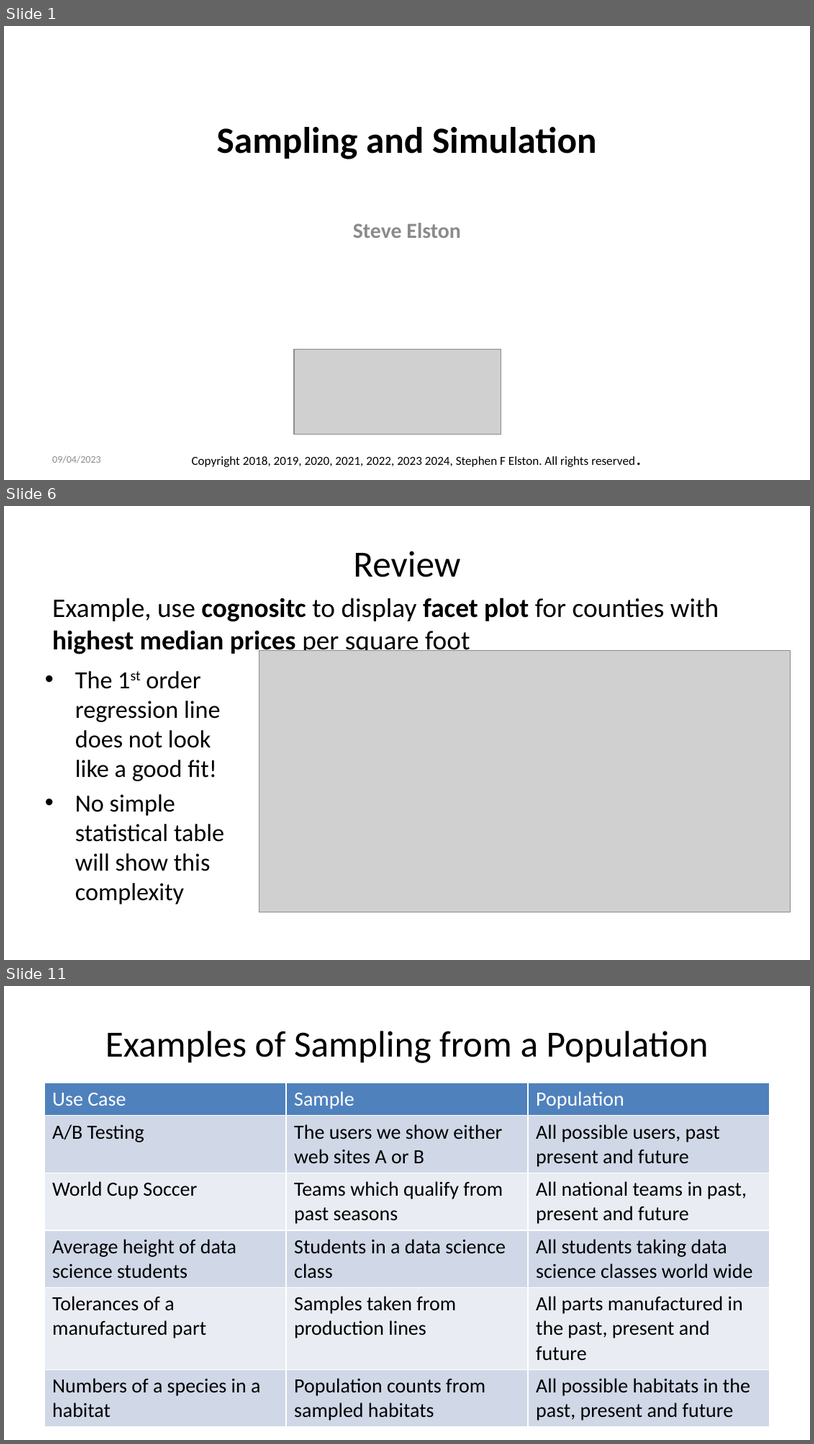
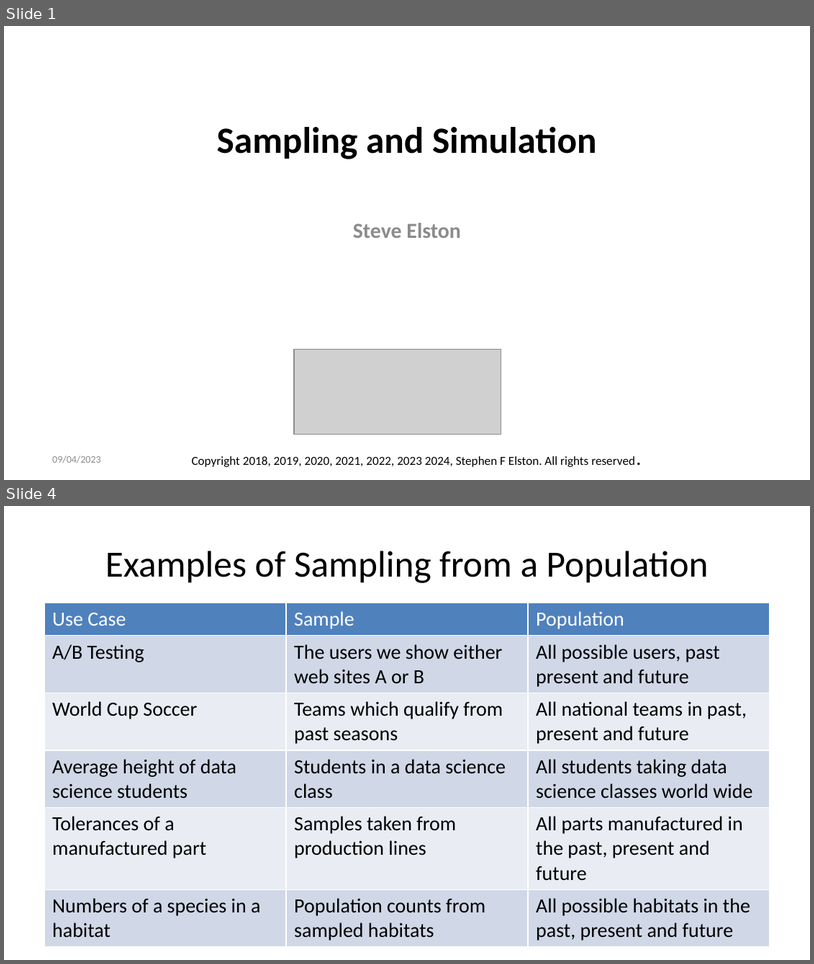
Before and after one commit to StephenElston/CSCI-E-83, a slide deck: LectureSlides/04_SamplingAndSimulation.pptx. Shown one above the other, each under a label of ours: slides 1, 6 and 11 before the commit, slides 1 and 4 after it; the slides between them are not shown. The pictures are 814x1444 and 814x964 pixels, drawn with LibreOffice and Linux fonts; fonts in the diff are those of the drawing; grey boxes stand for pictures. Boxes give left, top, right and bottom in pixels: in the first picture for what was removed or moved away, otherwise in the second. Text is boxed around its words. In the diff, an @@ line names an element or a change of style, - is before the commit and + after.

```diff
--- a/LectureSlides/04_SamplingAndSimulation.pptx
+++ b/LectureSlides/04_SamplingAndSimulation.pptx
@@ slide 6 removed at [4,506,810,960], background #FFFFFF @@
@@ title removed at [353,551,460,577] @@
-Review
@@ text removed at [52,597,719,656] @@
-Example, use cognositc to display facet plot for counties with highest median prices per square foot
@@ picture removed at [259,650,791,911] @@
@@ text removed at [75,671,224,904] @@
-• The 1st order regression line does not look like a good fit!
-• No simple statistical table will show this complexity
@@ what was slide 11 is now slide 4 @@
```
Also in this commit, not shown: 10 slides changed, 5 slides added, 6 other slides removed.
